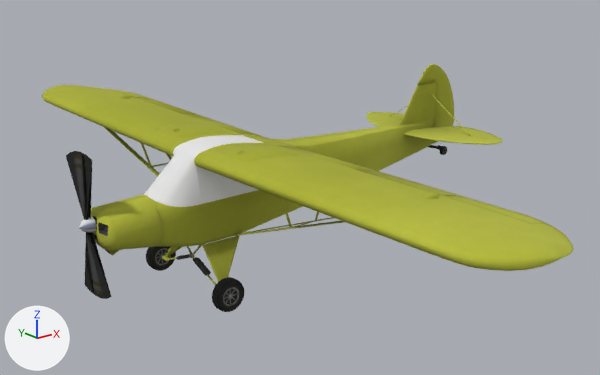
One commit to the glTF model pa18/glTF2/PA18.glb: the scene before it, then after it.
One viewpoint serves both versions: a 50 mm camera at (-7.44, -9.33, 3.5) aimed at (-0.04, -0.08, -0.2). Every picture has the same lights, and +X, +Y and +Z are marked at lower left.

Before the edit, the objects in view are built like this:
```python
ob_propblur = bpy.data.objects.new('propblur', me_propblur)
ob_propblur.location = (0.0, 0.0, 0.0)
ob_propdisc = bpy.data.objects.new('propdisc', me_propdisc)
ob_propdisc.location = (0.0, 0.0, 0.0)
ob_roued = bpy.data.objects.new('roueD', me_roued)
ob_roued.location = (0.0, 0.0, 0.0)
ob_vitres = bpy.data.objects.new('vitres', me_vitres)
ob_vitres.location = (0.0, 0.0, 0.0)
# also in view: 'roueG' at (-1.89, -0.89, -1.12); 'fuselage' at (0.18, 0.0, 0.19); 'ailes2' at (2.46, 0.0, 0.29); 'direction' at (2.95, 0.0, 0.66); 'ailes' at (-1.15, 0.0, 0.63)
```
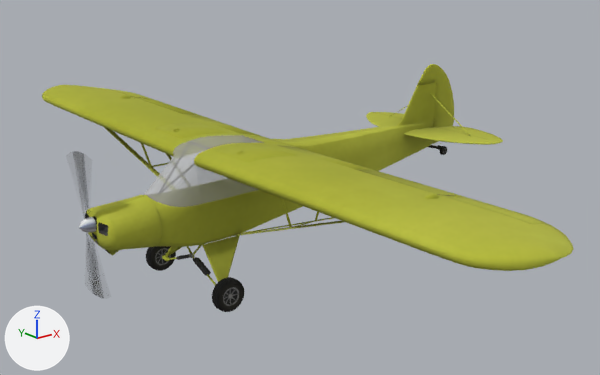
The newer file is also turned or shifted as a whole; pictures and numbers use the older file's frame.

What changed in the scene script:
```text
Change mat_transparent:
    add n4 = _N.new('ShaderNodeMath'); n4.name = 'Math'
    add n4.operation = 'MULTIPLY'
    add n4.inputs[1].default_value = 0.3  # 'Value'
    where n0 = _N.new('ShaderNodeBsdfPrincipled'); n0.name = 'Principled BSDF'
    where n3 = _N.new('ShaderNodeTexImage'); n3.name = 'Image Texture'
    add _L.new(n4.outputs[0], n0.inputs[4])  # 'Value' to 'Alpha'
    add _L.new(n3.outputs[1], n4.inputs[0])  # 'Alpha' to 'Value'
Change mat_transparent_001:
    mat_transparent_001.alpha: 1.0 -> 0.3
```

Location of each change, [x1, y1, x2, y2] in pixels of the pictures (600 x 375 px):
'vitres', surface changed
    both: [144, 135, 264, 207]
'propdisc', surface changed
    both: [66, 151, 111, 299]
'propblur', surface changed
    both: [73, 155, 103, 295]
